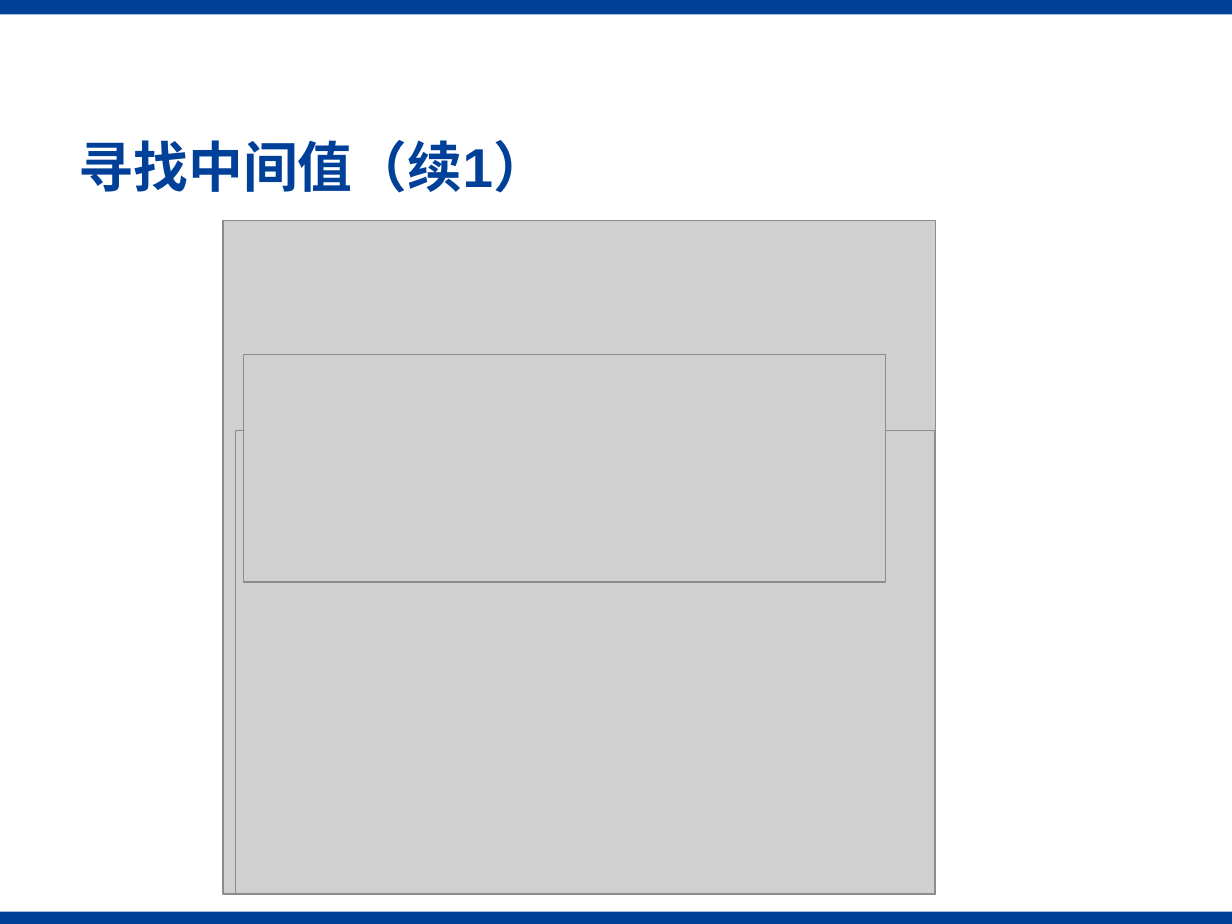
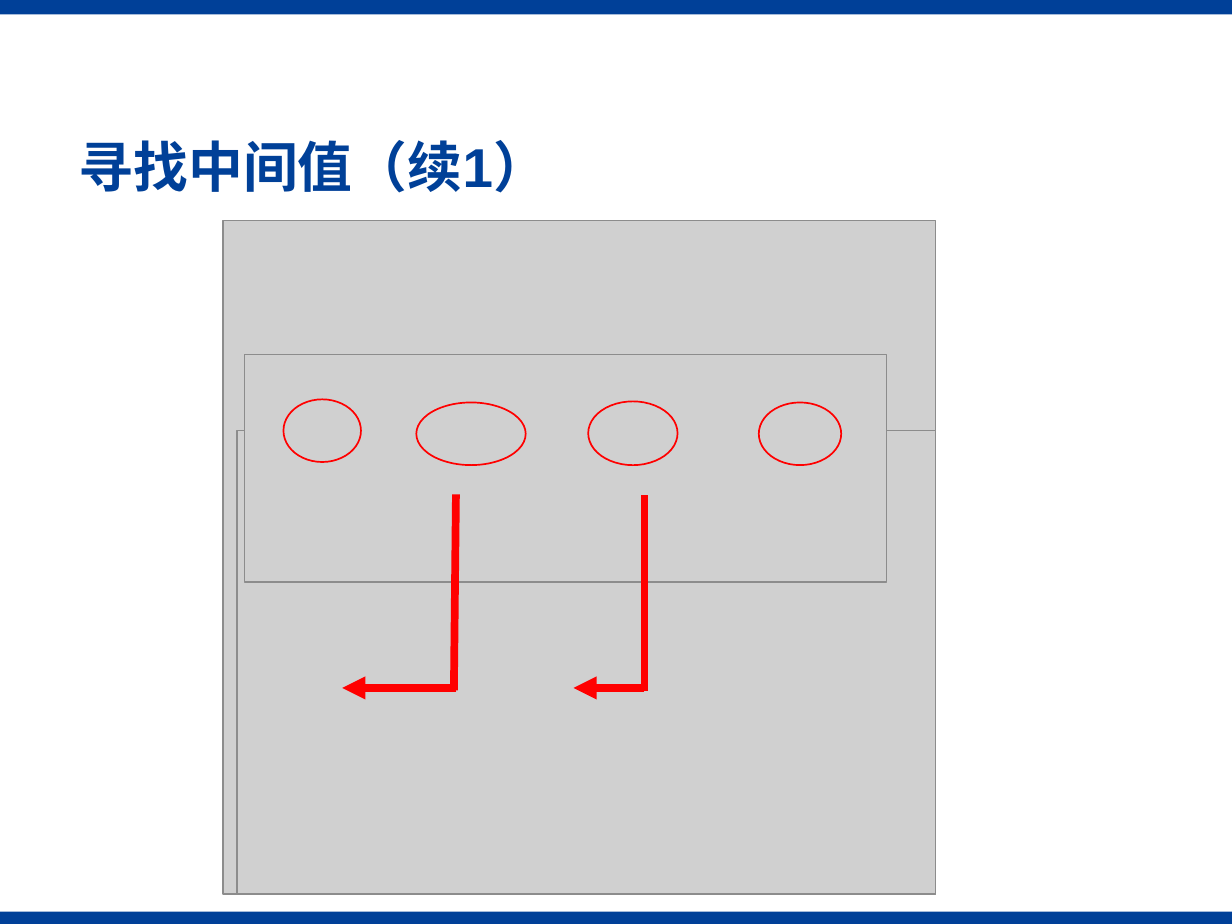
Before and after one commit to Hansimov/zuc-attack, a slide deck: slide 16 of ppt/毕设答辩_于泽汉.pptx. Drawn at 1232x924 pixels with LibreOffice and Linux fonts; fonts in the diff are those of the drawing; grey boxes stand for pictures; background and template pictures are left out. Boxes give left, top, right and bottom in pixels: in the first picture for what was removed or moved away, otherwise in the second. Text is boxed around its words. In the diff, an @@ line names an element or a change of style, - is before the commit and + after.

```diff
--- a/ppt/毕设答辩_于泽汉.pptx
+++ b/ppt/毕设答辩_于泽汉.pptx
@@ ellipse added at (x1=283, y1=399, x2=361, y2=462), outline #FF0000 1 pt @@
@@ ellipse added at (x1=416, y1=403, x2=526, y2=466), outline #FF0000 1 pt @@
@@ ellipse added at (x1=588, y1=402, x2=678, y2=466), outline #FF0000 1 pt @@
@@ ellipse added at (x1=759, y1=403, x2=841, y2=466), outline #FF0000 1 pt @@
@@ line added from (456, 494) to (453, 690), #FF0000 4.5 pt @@
@@ line added from (644, 495) to (644, 691), #FF0000 4.5 pt @@
@@ arrow added from (456, 687) to (342, 687), #FF0000 4.5 pt @@
@@ arrow added from (644, 687) to (574, 687), #FF0000 4.5 pt @@
```
Also in this commit, not shown: 1 other slide changed.
